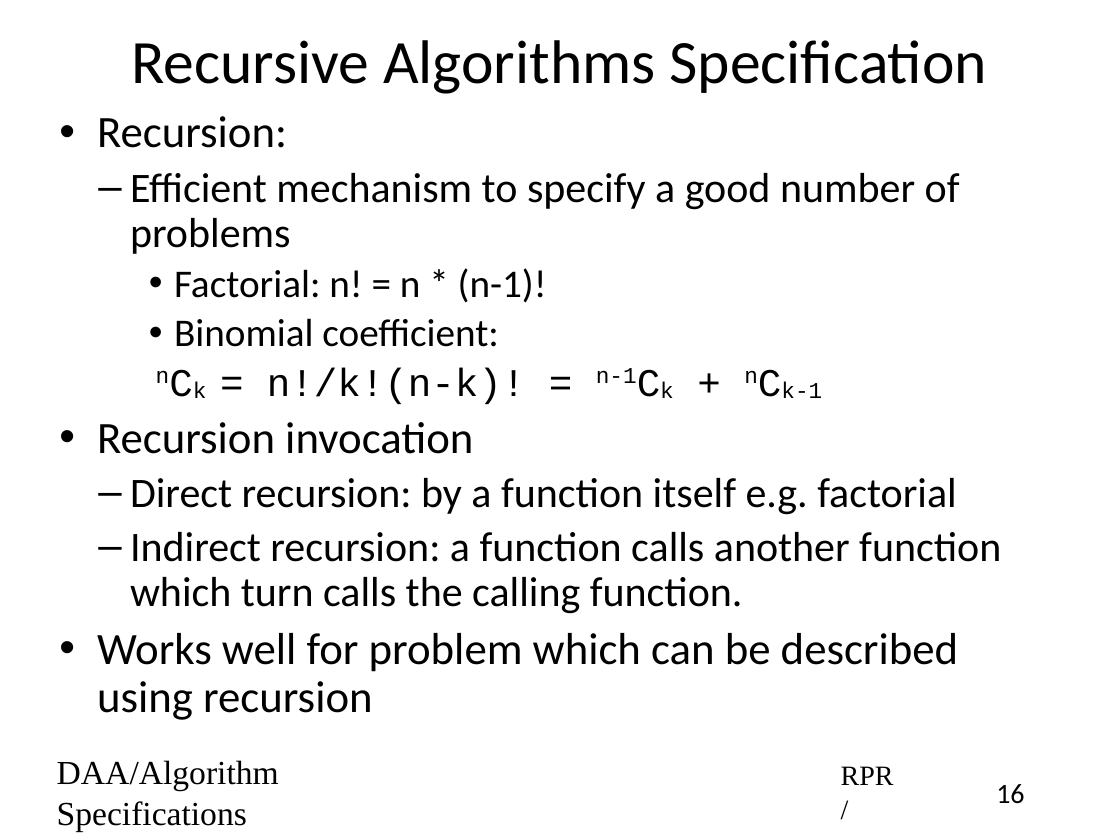
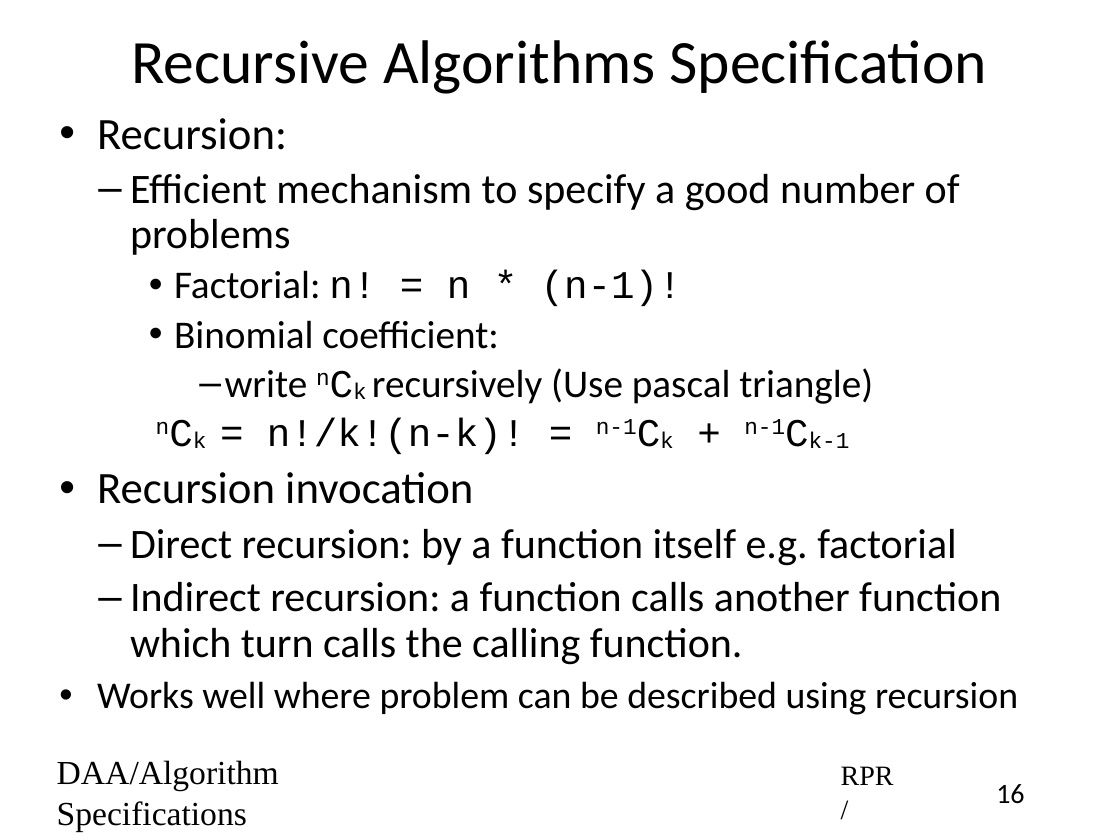
Before and after one commit to rprustagi/2019-17CS43-DAA, a slide deck: slide 16 of Slides-RPR/2019-H1-DAA-L04-Algo-Specs-Analysis.pptx. Drawn at 1120x840 pixels with LibreOffice and Linux fonts; fonts in the diff are those of the drawing. Boxes give left, top, right and bottom in pixels: in the first picture for what was removed or moved away, otherwise in the second. Text is boxed around its words. In the diff, an @@ line names an element or a change of style, - is before the commit and + after.

```diff
--- a/Slides-RPR/2019-H1-DAA-L04-Algo-Specs-Analysis.pptx
+++ b/Slides-RPR/2019-H1-DAA-L04-Algo-Specs-Analysis.pptx
@@ text at <box>174,270,682,306</box>: font Calibri to Courier New in "n! = n * (n-1)!" @@
@@ text at <box>225,368,873,454</box>: text changed; font Courier New to Calibri @@
-        nCk = n!/k!(n-k)! = n-1Ck + nCk-1
+      – write nCk recursively (Use pascal triangle)
+        nCk = n!/k!(n-k)! = n-1Ck + n-1Ck-1
@@ text at <box>97,681,1018,715</box>: text changed; size 32 to 27 pt @@
-• Works well for problem which can be described using recursion
+• Works well where problem can be described using recursion
```
Also in this commit, not shown: 13 other slides changed, 25 other files.
